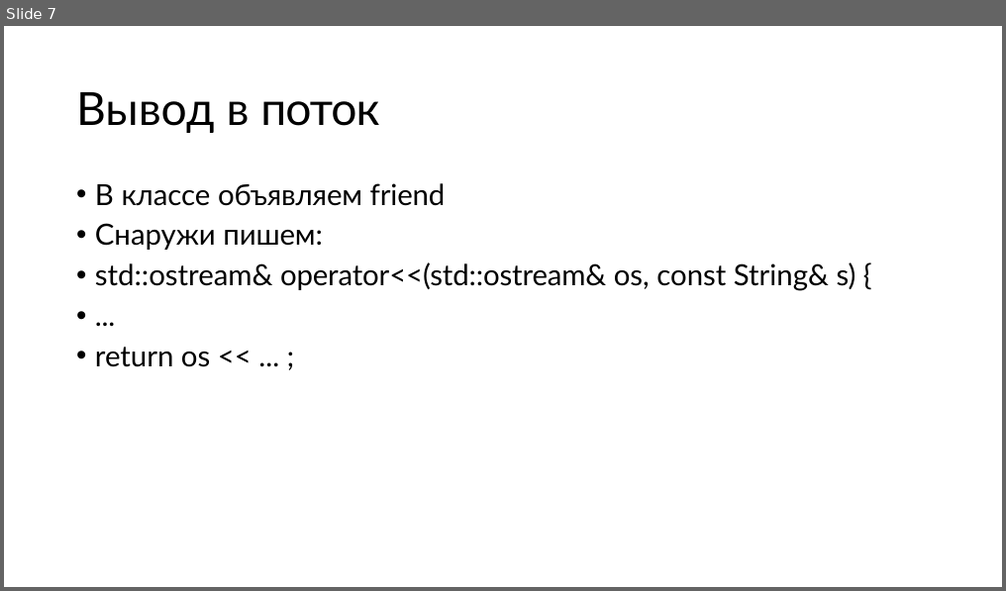
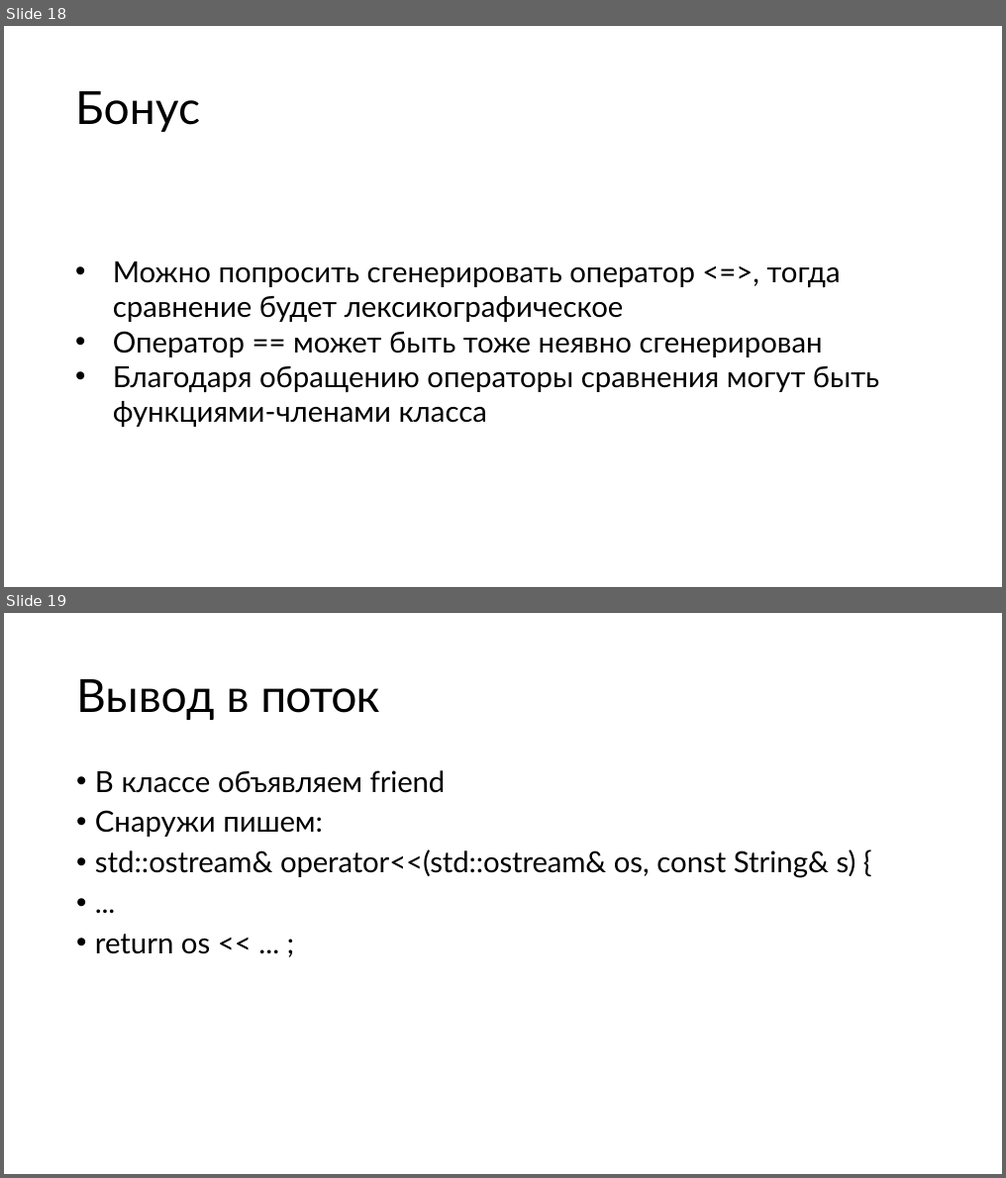
Before and after one commit to kostya2709/C_Plus_Plus_seminars, a slide deck: fall/sem_9_overload/presentations/Семинар_9.pptx. Shown one above the other, each under a label of ours: slide 7 before the commit, slides 18 and 19 after it. The pictures are 1006x591 and 1006x1178 pixels, drawn with LibreOffice and Linux fonts; fonts in the diff are those of the drawing. Boxes give left, top, right and bottom in pixels: in the first picture for what was removed or moved away, otherwise in the second. Text is boxed around its words. In the diff, an @@ line names an element or a change of style, - is before the commit and + after.

```diff
--- a/fall/sem_9_overload/presentations/Семинар_9.pptx
+++ b/fall/sem_9_overload/presentations/Семинар_9.pptx
@@ slide 18 added at bbox=[4, 26, 1002, 587], background #FFFFFF @@
@@ title added at bbox=[75, 91, 200, 132], 44 pt, text #000000 @@
+Бонус
@@ text added at bbox=[113, 262, 879, 427], 28 pt, text #000000 @@
+• Можно попросить сгенерировать оператор <=>, тогда сравнение будет лексикографическое
+• Оператор == может быть тоже неявно сгенерирован
+• Благодаря обращению операторы сравнения могут быть функциями-членами класса
@@ what was slide 7 is now slide 19 @@
```
Also in this commit, not shown: 1 slide changed, 11 other slides added, 25 other files.
